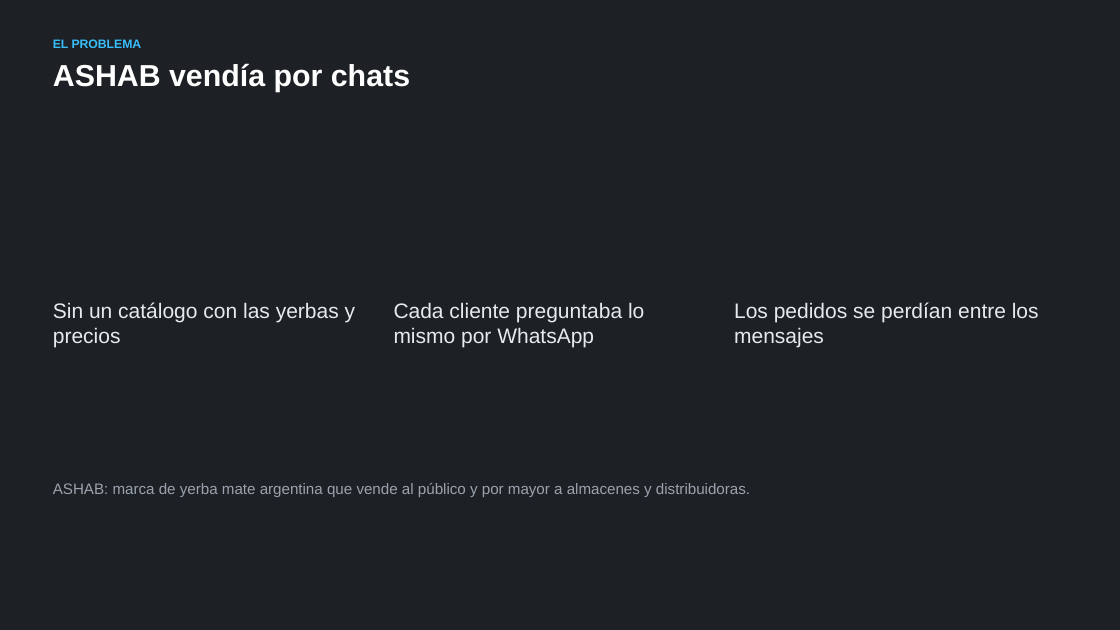
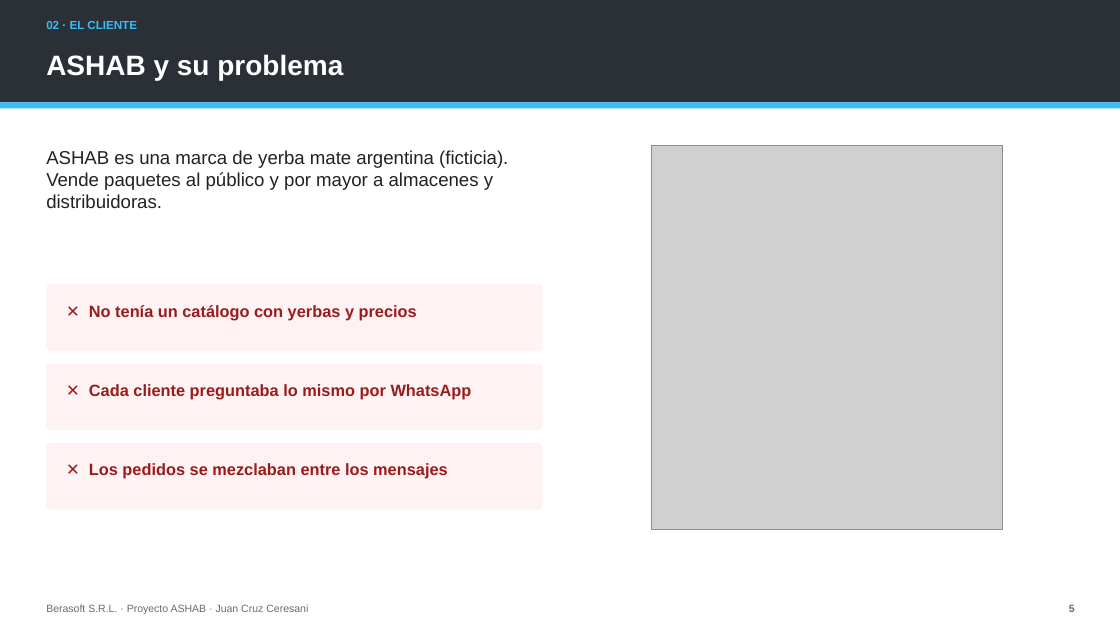
Before and after one commit to Gambeta-latorre/proyecto-consultora, a slide deck: slide 5 of 06_Documentos/Presentacion_ASHAB_Berasoft.pptx (slide 4 before the commit). Drawn at 1120x630 pixels with LibreOffice and Linux fonts; fonts in the diff are those of the drawing; grey boxes stand for pictures. Boxes give left, top, right and bottom in pixels: in the first picture for what was removed or moved away, otherwise in the second. Text is boxed around its words. In the diff, an @@ line names an element or a change of style, - is before the commit and + after.

```diff
--- a/06_Documentos/Presentacion_ASHAB_Berasoft.pptx
+++ b/06_Documentos/Presentacion_ASHAB_Berasoft.pptx
@@ background #1D2025 to #FFFFFF @@
@@ rectangle added at [0, 0, 1120, 103], fill #2B2F36 @@
@@ text added at [46, 21, 137, 29], 10 pt, text #38BDF8, bold @@
+02 · EL CLIENTE
@@ text at [46, 54, 343, 80]: text changed; size 10.5 to 24 pt; text colour #38BDF8 to #FFFFFF @@
-EL PROBLEMA
+ASHAB y su problema
@@ text "ASHAB y su problema" at [46, 54, 343, 80]: vertical alignment top to middle @@
@@ text removed at [53, 63, 410, 92] @@
-ASHAB vendía por chats
@@ rectangle added at [0, 103, 1120, 108], fill #38BDF8 @@
@@ picture added at [651, 145, 1002, 529] @@
@@ text at [46, 150, 508, 208]: text changed; size 13 to 16 pt; text colour #9AA3AD to #222222 @@
-ASHAB: marca de yerba mate argentina que vende al público y por mayor a almacenes y distribuidoras.
+ASHAB es una marca de yerba mate argentina (ficticia). Vende paquetes al público y por mayor a almacenes y distribuidoras.
@@ rounded rectangle added at [46, 285, 543, 351], fill #FEF2F2 @@
@@ text at [89, 305, 417, 320]: text changed; size 18 to 14 pt; text colour #E6E9ED to #991B1B; bold on @@
-Sin un catálogo con las yerbas y precios
+✕ No tenía un catálogo con yerbas y precios
@@ rounded rectangle added at [46, 364, 543, 430], fill #FEF2F2 @@
@@ text at [89, 384, 472, 400]: text changed; size 18 to 14 pt; text colour #E6E9ED to #991B1B; bold on @@
-Cada cliente preguntaba lo mismo por WhatsApp
+✕ Cada cliente preguntaba lo mismo por WhatsApp
@@ rounded rectangle added at [46, 444, 543, 510], fill #FEF2F2 @@
@@ text at [89, 463, 448, 479]: text changed; size 18 to 14 pt; text colour #E6E9ED to #991B1B; bold on @@
-Los pedidos se perdían entre los mensajes
+✕ Los pedidos se mezclaban entre los mensajes
@@ text added at [46, 604, 308, 614], 9 pt, text #6B6B6B @@
+Berasoft S.R.L. · Proyecto ASHAB · Juan Cruz Ceresani
@@ text added at [1069, 605, 1075, 612], 9 pt, text #6B6B6B, bold @@
+5
```
Also in this commit, not shown: 6 other slides changed, 14 slides added, 12 slides removed, 5 other files.
